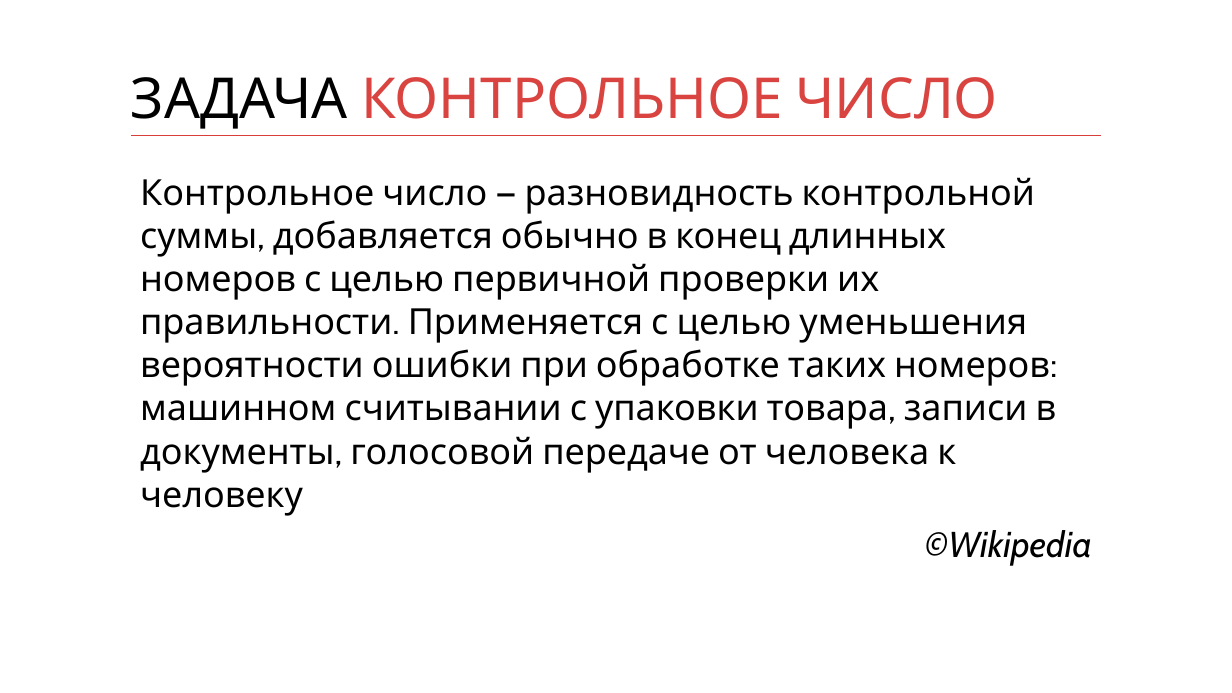
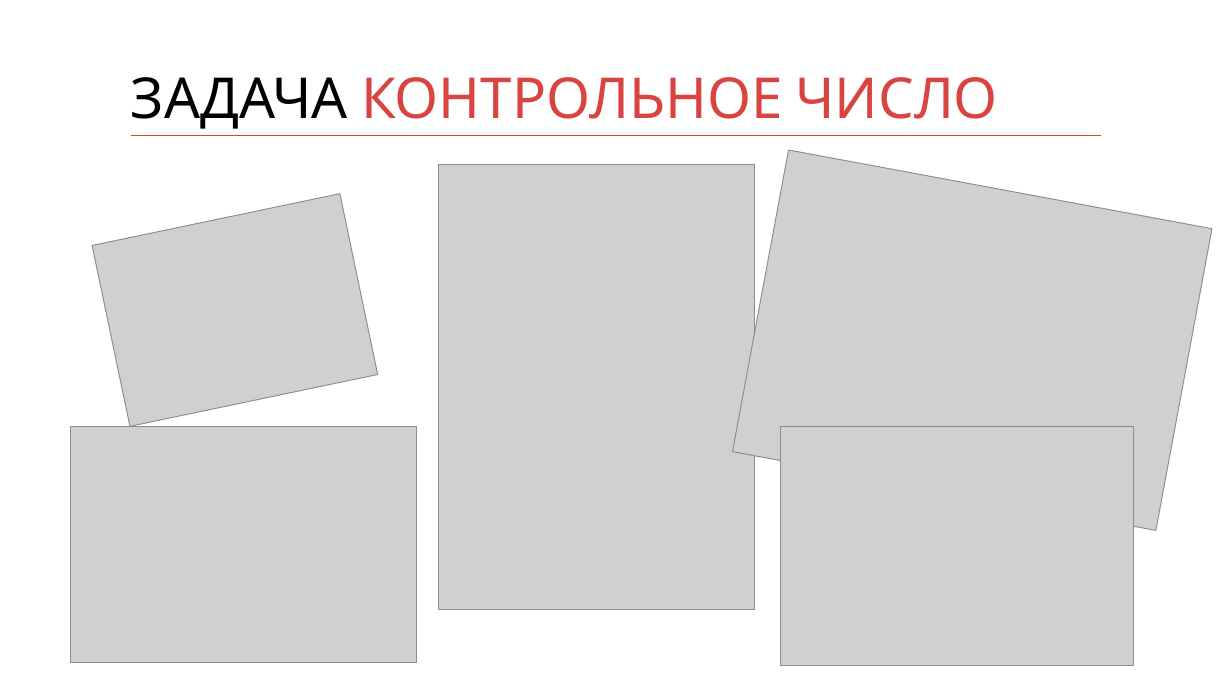
Before and after one commit to kontur-courses/clean-code, a slide deck: slide 7 of clean-code.pptx. Drawn at 1232x693 pixels with LibreOffice and Linux fonts; fonts in the diff are those of the drawing; grey boxes stand for pictures. Boxes give left, top, right and bottom in pixels: in the first picture for what was removed or moved away, otherwise in the second. Text is boxed around its words. In the diff, an @@ line names an element or a change of style, - is before the commit and + after.

```diff
--- a/clean-code.pptx
+++ b/clean-code.pptx
@@ text removed at (x1=140, y1=177, x2=1091, y2=566) @@
-Контрольное число — разновидность контрольной суммы, добавляется обычно в конец длинных номеров с целью первичной проверки их правильности. Применяется с целью уменьшения вероятности ошибки при обработке таких номеров: машинном считывании с упаковки товара, записи в документы, голосовой передаче от человека к человеку
-©Wikipedia
@@ picture added at (x1=439, y1=165, x2=755, y2=609) @@
@@ picture added at (x1=733, y1=150, x2=1212, y2=530) @@
@@ picture added at (x1=92, y1=194, x2=378, y2=427) @@
@@ picture added at (x1=70, y1=426, x2=417, y2=662) @@
@@ picture added at (x1=781, y1=426, x2=1134, y2=665) @@
```
Also in this commit, not shown: 5 other slides changed, 6 slides added.
